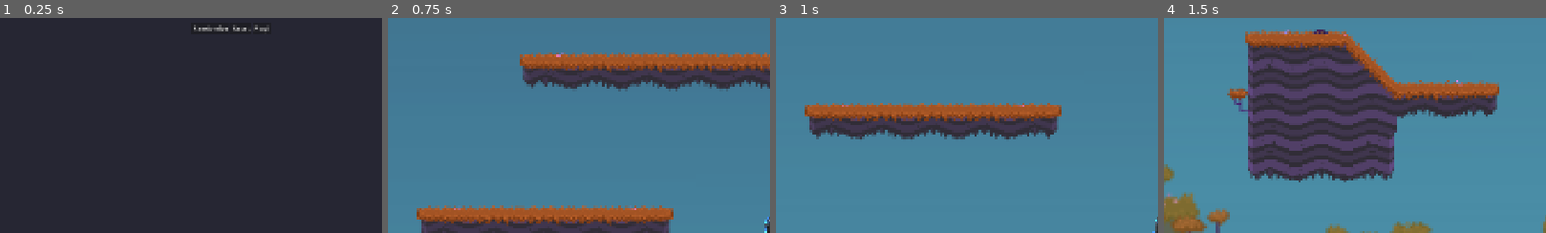
Above: before the commit, frames 1-4 (left to right).
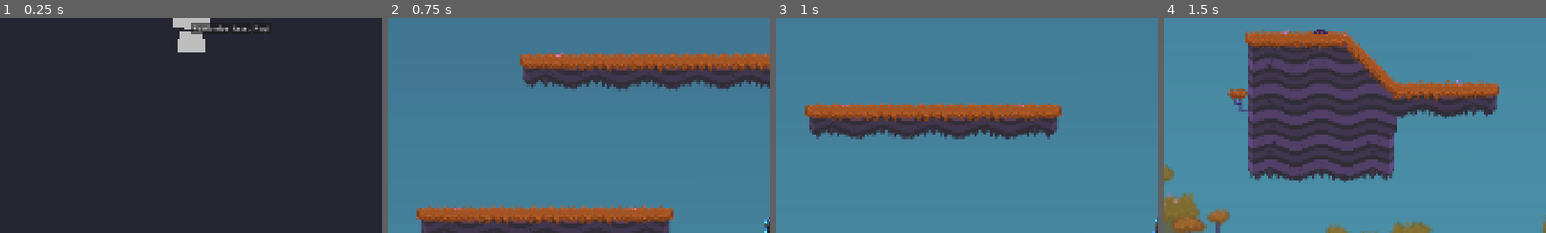
Above: after the commit, the same moments.

Repository: steam-game-dev/GoDot-Character2D
Game: Godot game, scene res://character_creator/character_creator.tscn
Two runs of this game, one before a commit and one after it. Both use one fixed random seed, a clock stepped at 60 frames per second and the inputs below.
Inputs:
- Up to frame 1 (0.25 s): no input
- Up to frame 2 (0.75 s): click "Play!" at 0.5 s
- Up to frame 3 (1 s): no input
- Up to frame 4 (1.5 s): hold D (move_right) from 1.28 s (still down); tap Shift (walk) at 1.35 s
The pictures show only the part of the screen within x 25-75%, y 0-50%; the shares and areas given below are measured in that part.

The runs differ from the first frame. In frame 1, 1.1% of the frame differs, in the area x 45-55%, y 0-16%; in frame 2, nothing differs; in frame 3, nothing differs; in frame 4, nothing differs.
Error before the commit: Parse Error: Too many arguments for "mini()" call. Expected at most 2 but received 3. (res://character_creator/modular_character.gd:194)

Commit message:
update branch

Diff:
--- a/character_creator/modular_character.gd
+++ b/character_creator/modular_character.gd
@@ -191,10 +191,10 @@
 
 func _draw_triangle(image: Image, p1: Vector2, p2: Vector2, p3: Vector2, color: Color) -> void:
 	# Simple filled triangle drawing
-	var min_x = mini(p1.x, p2.x, p3.x)
-	var max_x = maxi(p1.x, p2.x, p3.x)
-	var min_y = mini(p1.y, p2.y, p3.y)
-	var max_y = maxi(p1.y, p2.y, p3.y)
+	var min_x = min(min(p1.x, p2.x), p3.x)
+	var max_x = max(max(p1.x, p2.x), p3.x)
+	var min_y = min(min(p1.y, p2.y), p3.y)
+	var max_y = max(max(p1.y, p2.y), p3.y)
 
 	for x in range(int(min_x), int(max_x) + 1):
 		for y in range(int(min_y), int(max_y) + 1):
Not shown, changed: .gitignore
